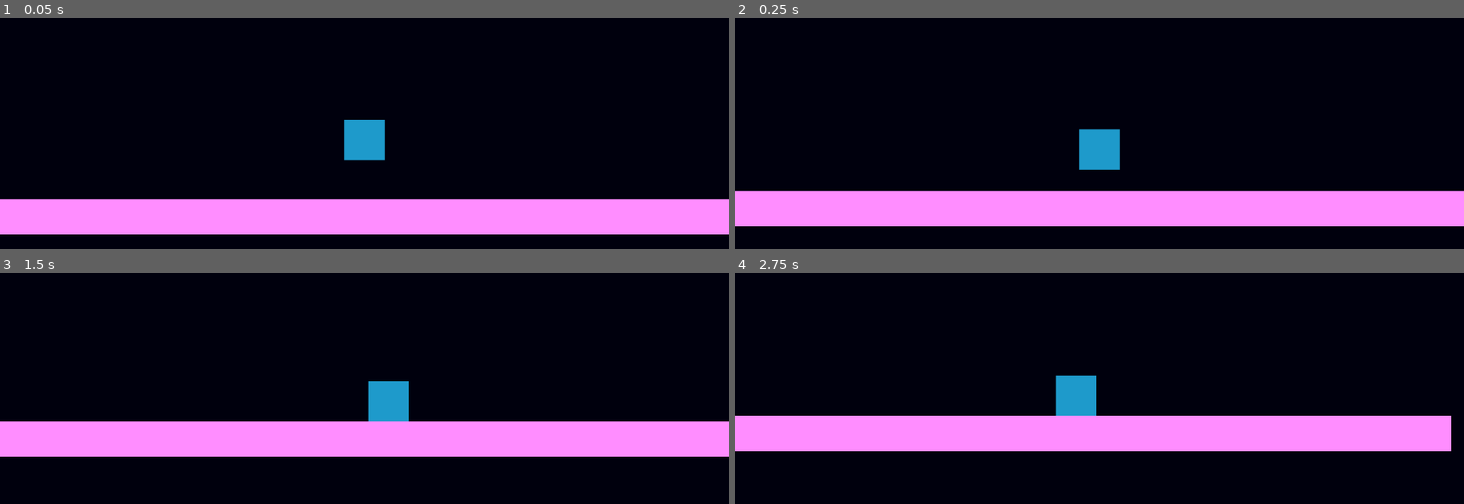
Above: before the commit, frames 1-4 (two rows, left to right).
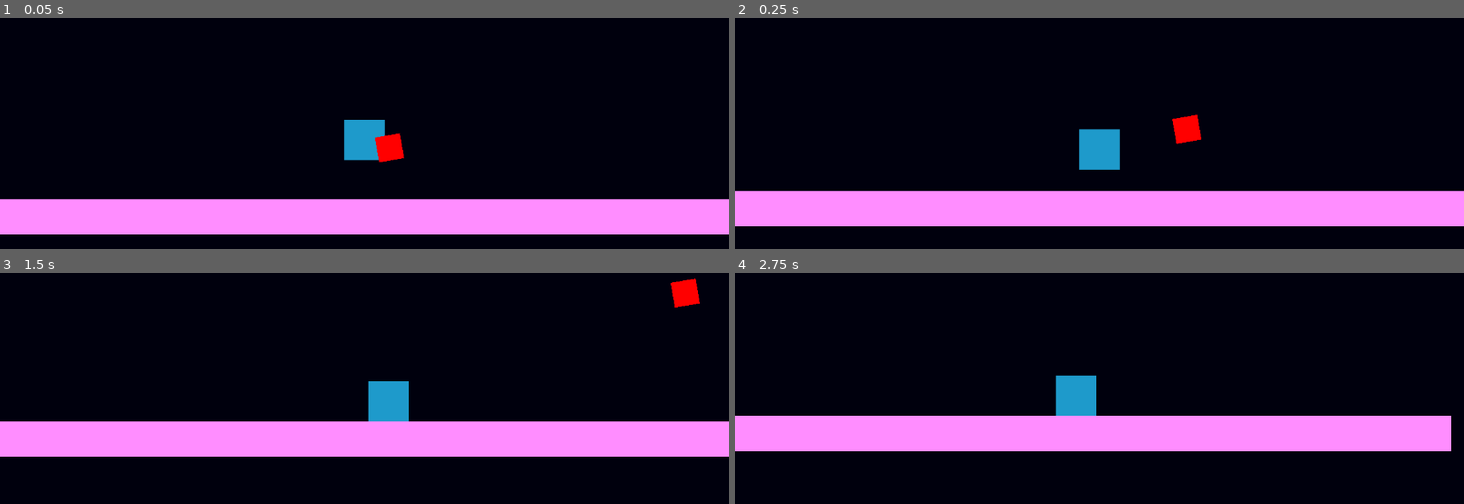
Above: after the commit, the same moments.

Repository: Pilleow/UKENjam2025
Game: Godot game, scene res://assets/scenes/levels/level_test.tscn
Two runs of this game, one before a commit and one after it. Both use one fixed random seed, a clock stepped at 60 frames per second and the inputs below.
Inputs:
- Up to frame 1 (0.05 s): no input
- Up to frame 2 (0.25 s): no input
- Up to frame 3 (1.5 s): tap Enter (ui_accept) at 0.5, 0.77 s; hold Right (ui_right) from 0.53 s (still down)
- Up to frame 4 (2.75 s): tap Enter (ui_accept) at 1.52 s; release Right (ui_right) at 2.03 s; hold Left (ui_left) from 2.03 s (still down)

The runs differ from the first frame. In frame 1, 0.4% of the frame differs, in the area x 51-56%, y 49-63%; in frame 2, 0.4%; in frame 3, 0.4%; in frame 4, nothing differs.

Commit message:
added bullet

Diff:
--- a/assets/scenes/levels/level_test.tscn
+++ b/assets/scenes/levels/level_test.tscn
@@ -1,7 +1,8 @@
-[gd_scene load_steps=3 format=3 uid="uid://c7kea4hc4ceus"]
+[gd_scene load_steps=4 format=3 uid="uid://c7kea4hc4ceus"]
 
 [ext_resource type="PackedScene" uid="uid://cbat5l3u4tssm" path="res://assets/scenes/prefabs/player/player.tscn" id="1_c6kj5"]
 [ext_resource type="PackedScene" uid="uid://cjc8cy2sfh8df" path="res://assets/scenes/prefabs/objects/wall.tscn" id="2_6rgdu"]
+[ext_resource type="PackedScene" uid="uid://dddtxapyd7btd" path="res://bullet.tscn" id="3_q45aw"]
 
 [node name="LevelTest" type="Node2D"]
 
@@ -10,3 +11,5 @@
 [node name="Wall" parent="." instance=ExtResource("2_6rgdu")]
 position = Vector2(0, 123)
 scale = Vector2(29.76, 1)
+
+[node name="Bullet" parent="." instance=ExtResource("3_q45aw")]
--- /dev/null
+++ b/bullet.gd
@@ -0,0 +1,24 @@
+extends ColorRect
+
+var bullet_speed = 500.0;
+var bullet_angle = 0.0;
+var bullet_set_angle = false;
+var bullet_velocity = Vector2(1,0);
+
+signal Bullet_destroy;
+
+# Called when the node enters the scene tree for the first time.
+func _ready() -> void:
+	pass # Replace with function bod
+
+# Called every frame. 'delta' is the elapsed time since the previous frame.
+func _process(delta: float) -> void:
+
+	if(!bullet_set_angle):
+		bullet_angle += (randf()*2 -1)*45;
+		rotation = deg_to_rad(bullet_angle);
+		bullet_set_angle = true;
+	else:
+		position += bullet_velocity.rotated((rotation))*bullet_speed*delta;
+
+	pass
--- /dev/null
+++ b/bullet.tscn
@@ -0,0 +1,16 @@
+[gd_scene load_steps=3 format=3 uid="uid://dddtxapyd7btd"]
+
+[ext_resource type="Script" path="res://bullet.gd" id="1_ji7ry"]
+
+[sub_resource type="RectangleShape2D" id="RectangleShape2D_ivvs6"]
+size = Vector2(40, 41)
+
+[node name="ColorRect" type="ColorRect"]
+offset_right = 40.0
+offset_bottom = 40.0
+color = Color(1, 0, 0, 1)
+script = ExtResource("1_ji7ry")
+
+[node name="CollisionShape2D" type="CollisionShape2D" parent="."]
+position = Vector2(20, 19.5)
+shape = SubResource("RectangleShape2D_ivvs6")
